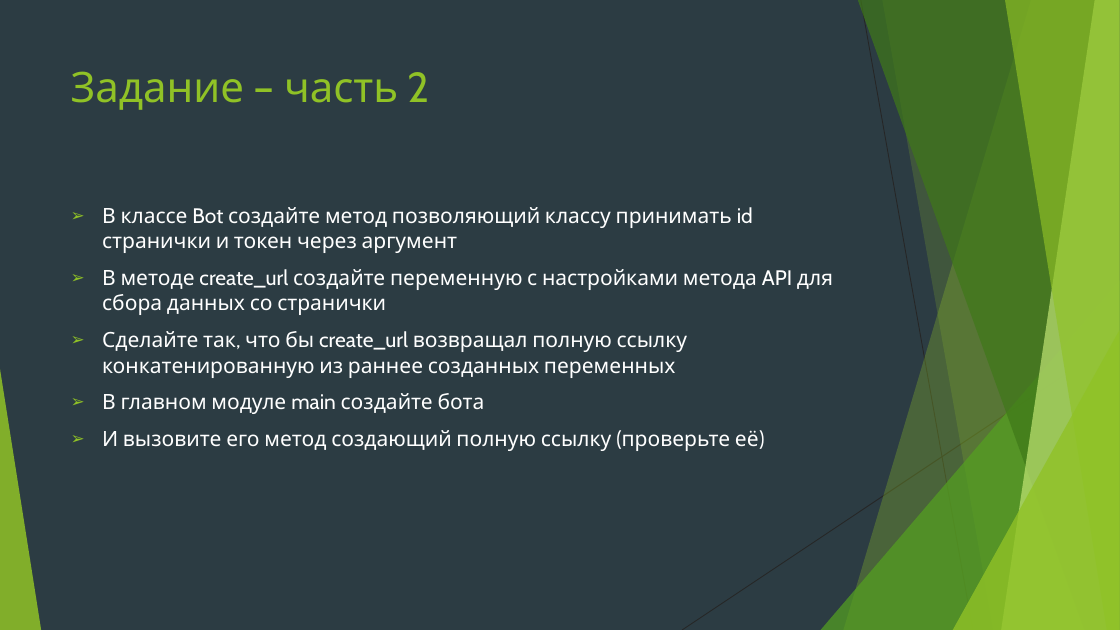
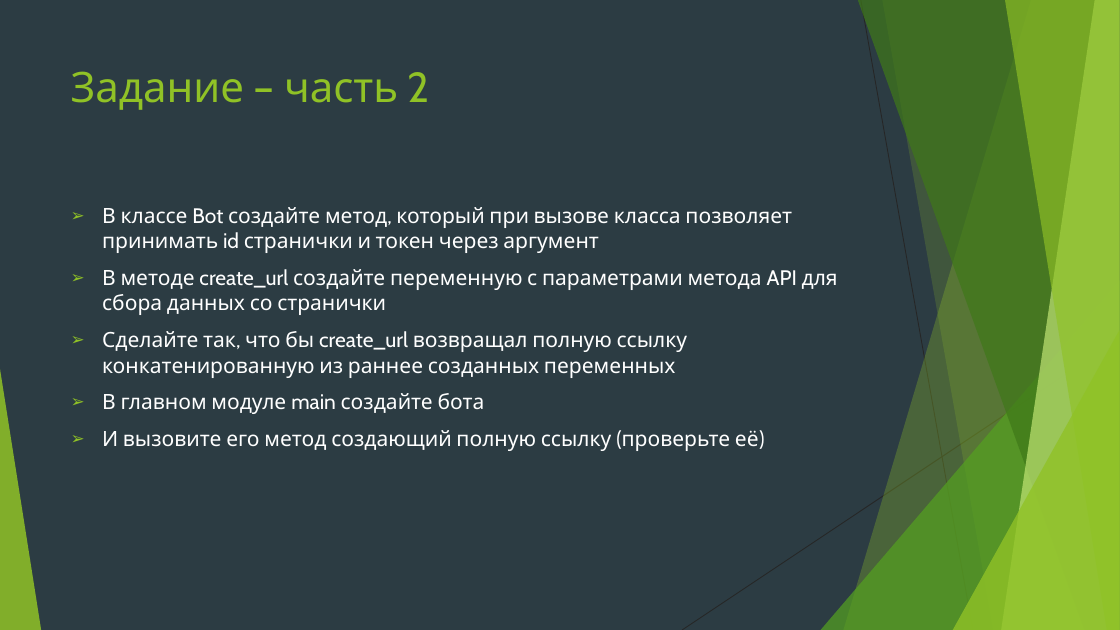
Before and after one commit to Yegor9151/for_corund, a slide deck: slide 18 of python/module2/presentation/урок 4 модуль 2.pptx. Drawn at 1120x630 pixels with LibreOffice and Linux fonts; fonts in the diff are those of the drawing. Boxes give left, top, right and bottom in pixels: in the first picture for what was removed or moved away, otherwise in the second. Text is boxed around its words. In the diff, an @@ line names an element or a change of style, - is before the commit and + after.

```diff
--- a/python/module2/presentation/урок 4 модуль 2.pptx
+++ b/python/module2/presentation/урок 4 модуль 2.pptx
@@ text at [102, 207, 838, 315]: text changed @@
-➢ В классе Bot создайте метод позволяющий классу принимать id странички и токен через аргумент
-➢ В методе create_url создайте переменную с настройками метода API для сбора данных со странички
+➢ В классе Bot создайте метод, который при вызове класса позволяет принимать id странички и токен через аргумент
+➢ В методе create_url создайте переменную с параметрами метода API для сбора данных со странички
```
Also in this commit, not shown: 1 slide removed.
